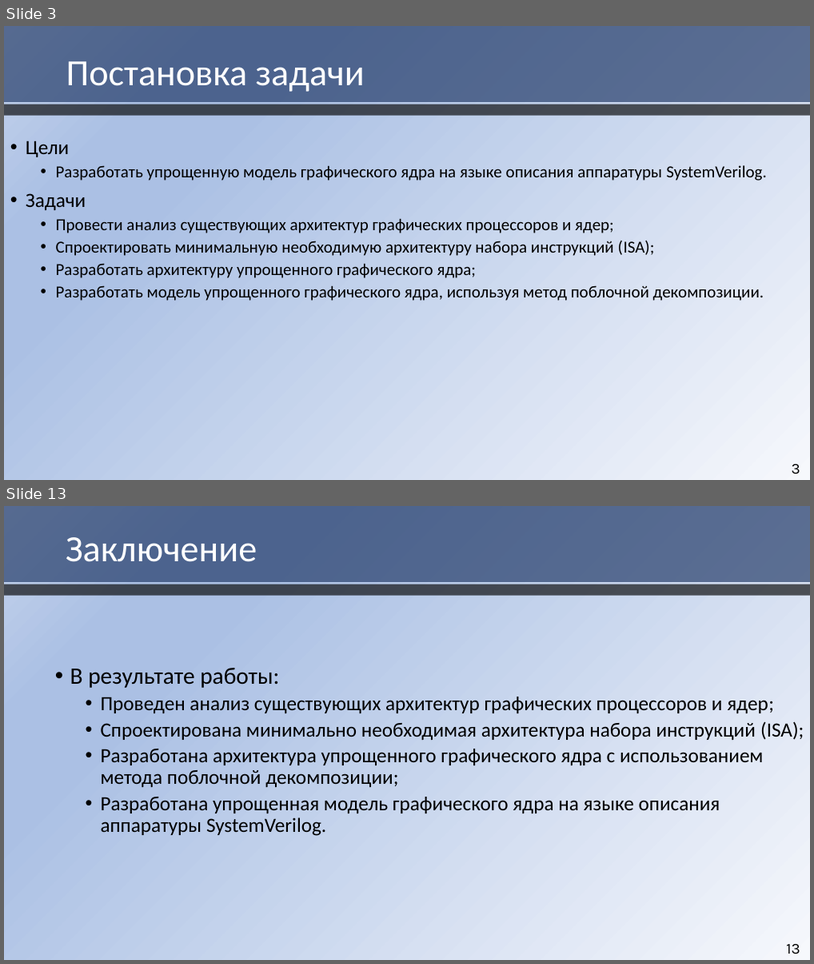
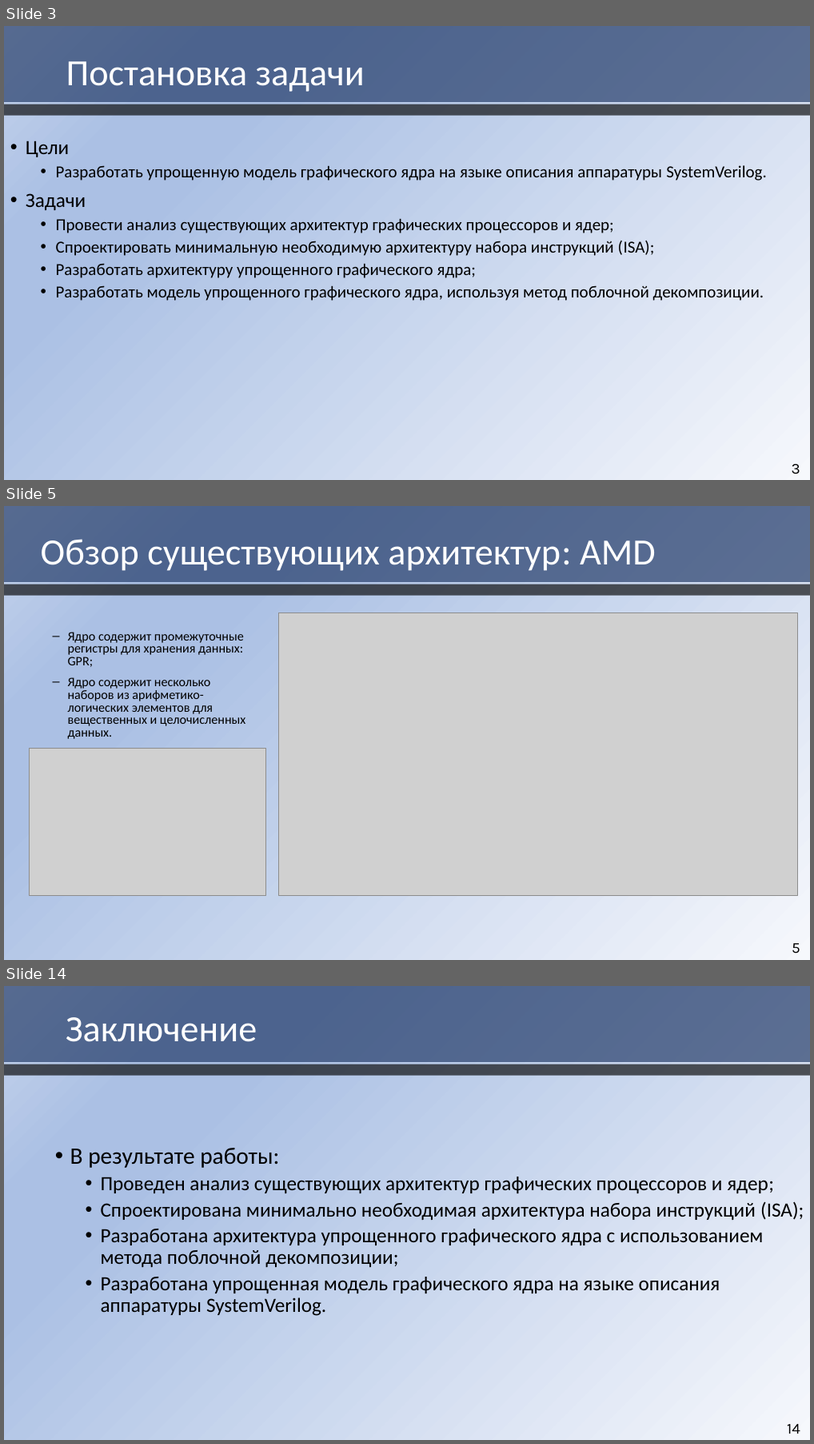
Before and after one commit to HaMeNopeDiot/hardware_gpu, a slide deck: docs/starukhin_dissertation/magister_pres.pptx. Shown one above the other, each under a label of ours: slides 3 and 13 before the commit, slides 3, 5 and 14 after it; the slides between them are not shown. The pictures are 814x964 and 814x1444 pixels, drawn with LibreOffice and Linux fonts; fonts in the diff are those of the drawing; grey boxes stand for pictures. Boxes give left, top, right and bottom in pixels: in the first picture for what was removed or moved away, otherwise in the second. Text is boxed around its words. In the diff, an @@ line names an element or a change of style, - is before the commit and + after.

```diff
--- a/docs/starukhin_dissertation/magister_pres.pptx
+++ b/docs/starukhin_dissertation/magister_pres.pptx
@@ slide 5 added at (x1=4, y1=506, x2=810, y2=960), background gradient #F6F8FC to #ABC0E4 to #C7D5ED @@
@@ rectangle added at (x1=4, y1=506, x2=810, y2=582), fill #1A3260 at 65% opacity @@
@@ title added at (x1=41, y1=539, x2=656, y2=571), 44 pt, text #FFFFFF @@
+Обзор существующих архитектур: AMD
@@ rectangle added at (x1=4, y1=584, x2=810, y2=595), fill #000000 at 65% opacity @@
@@ picture added at (x1=278, y1=612, x2=798, y2=895) @@
@@ text added at (x1=68, y1=632, x2=246, y2=739), 15.4 pt, text #000000 @@
+– Ядро содержит промежуточные регистры для хранения данных: GPR;
+– Ядро содержит несколько наборов из арифметико-логических элементов для вещественных и целочисленных данных.
@@ picture added at (x1=30, y1=748, x2=266, y2=896) @@
@@ page number added at (x1=792, y1=943, x2=801, y2=953), 18 pt, text #000000 @@
+5
@@ what was slide 13 is now slide 14 @@
@@ page number at (x1=787, y1=1424, x2=801, y2=1433): text changed @@
-13
+14
```
Also in this commit, not shown: 8 slides changed, 3 other slides added, 3 slides removed.
